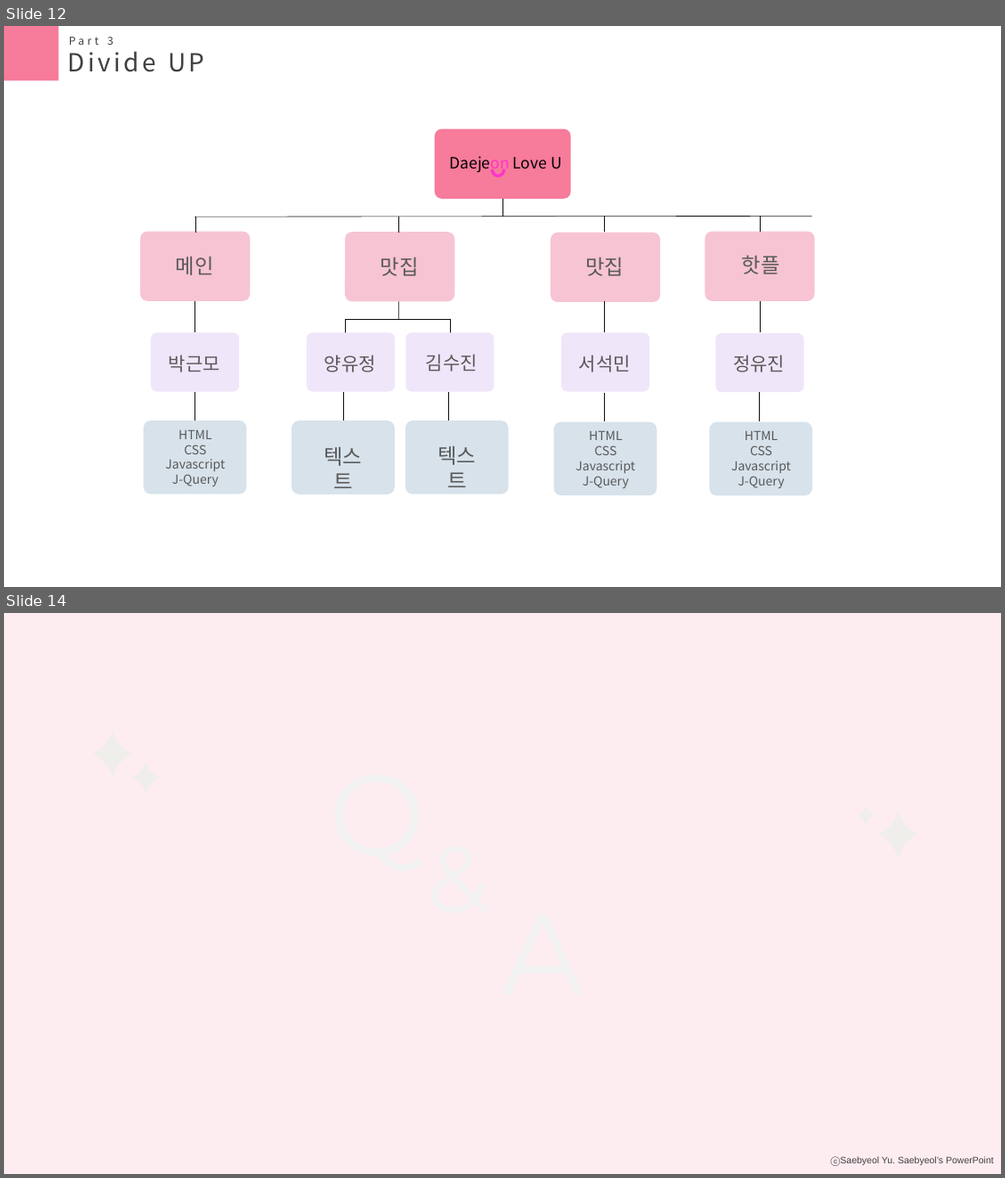
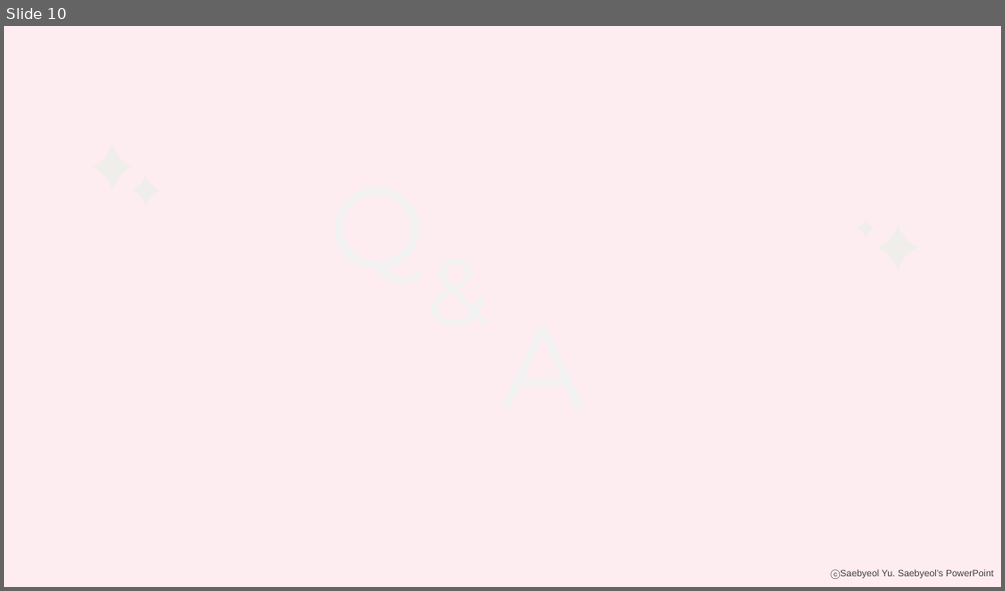
Before and after one commit to seasukmin/DateTeam, a slide deck: 박근모 - 메인/ppt.pptx. Shown one above the other, each under a label of ours: slides 12 and 14 before the commit, slide 10 after it; the slides between them are not shown. The pictures are 1005x1178 and 1005x591 pixels, drawn with LibreOffice and Linux fonts; fonts in the diff are those of the drawing; background and template pictures are left out. Boxes give left, top, right and bottom in pixels: in the first picture for what was removed or moved away, otherwise in the second. Text is boxed around its words. In the diff, an @@ line names an element or a change of style, - is before the commit and + after.

```diff
--- a/박근모 - 메인/ppt.pptx
+++ b/박근모 - 메인/ppt.pptx
@@ slide 12 removed at (4, 26, 1001, 587), background #FFFFFF @@
@@ rectangle removed at (4, 26, 58, 80) @@
@@ text removed at (67, 51, 204, 72) @@
-Divide UP
@@ text removed at (69, 37, 113, 45) @@
-Part 3
@@ rounded rectangle removed at (435, 129, 571, 199) @@
@@ text removed at (449, 156, 562, 173) @@
-Daejeon Love U
@@ arch (boxed as its full ring) removed at (491, 161, 506, 178) @@
@@ line removed from (502, 199) to (502, 216) @@
@@ line removed from (194, 216) to (812, 216) @@
@@ rounded rectangle removed at (345, 232, 455, 301) @@
@@ line removed from (399, 216) to (399, 232) @@
@@ text removed at (380, 257, 419, 276) @@
-맛집
@@ line removed from (345, 319) to (345, 348) @@
@@ line removed from (345, 319) to (450, 319) @@
@@ line removed from (399, 301) to (399, 319) @@
@@ line removed from (450, 319) to (450, 348) @@
@@ group removed at (307, 332, 494, 392): 2 rounded rectangles, 2 texts @@
-김수진
-양유정
@@ group removed at (140, 216, 250, 493): 3 rounded rectangles, 3 texts, 3 lines @@
-메인
-박근모
-HTML
-CSS
-Javascript
-J-Query
@@ line removed from (343, 392) to (343, 420) @@
@@ line removed from (449, 392) to (449, 420) @@
@@ group removed at (550, 216, 661, 495): 3 rounded rectangles, 3 texts, 3 lines @@
-맛집
-서석민
-HTML
-CSS
-Javascript
-J-Query
@@ group removed at (704, 216, 815, 495): 3 rounded rectangles, 3 texts, 3 lines @@
-핫플
-정유진
-HTML
-CSS
-Javascript
-J-Query
@@ group removed at (291, 420, 509, 494): 2 rounded rectangles, 2 texts @@
-텍스트
-텍스트
@@ what was slide 14 is now slide 10 @@
```
Also in this commit, not shown: 8 slides changed, 3 other slides removed, 5 other files.
